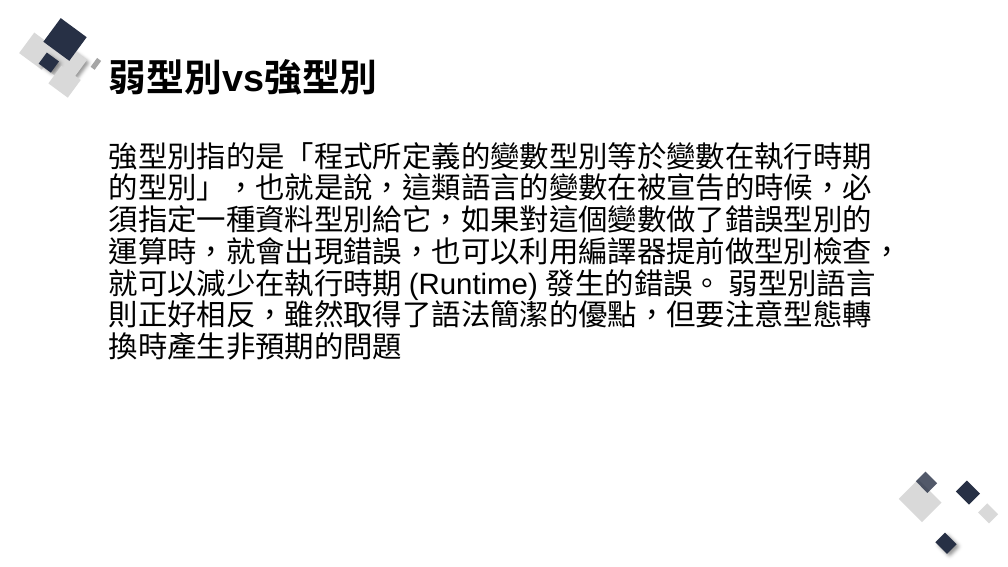
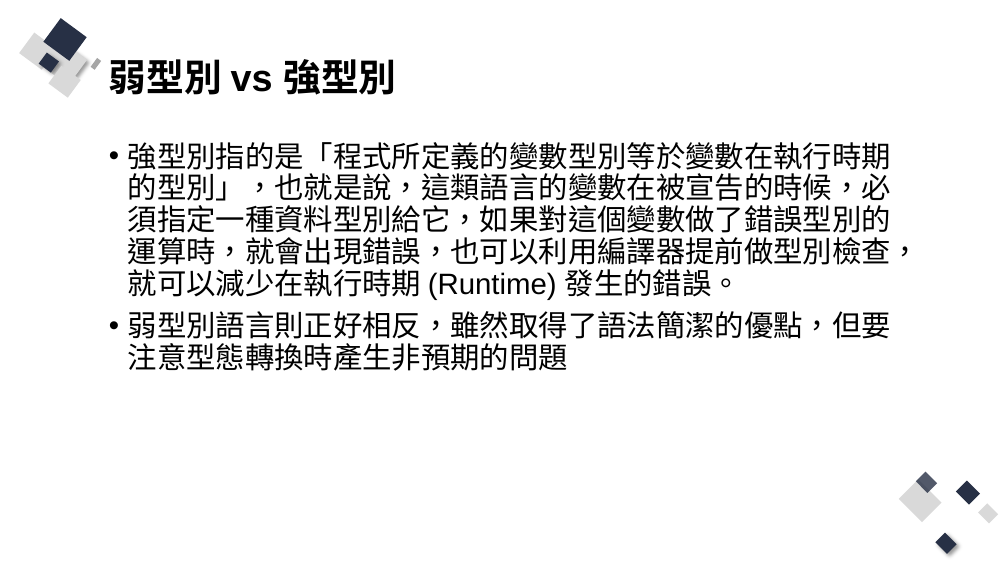
Before and after one commit to Q81JIAXIONG/-, a slide deck: slide 8 of 投影片/6.實作-帳號註冊、登入網頁前端防呆與提示.pptx. Drawn at 1008x567 pixels with LibreOffice and Linux fonts; fonts in the diff are those of the drawing. Boxes give left, top, right and bottom in pixels: in the first picture for what was removed or moved away, otherwise in the second. Text is boxed around its words. In the diff, an @@ line names an element or a change of style, - is before the commit and + after.

```diff
--- a/投影片/6.實作-帳號註冊、登入網頁前端防呆與提示.pptx
+++ b/投影片/6.實作-帳號註冊、登入網頁前端防呆與提示.pptx
@@ title at (109, 59, 396, 95): spaces changed @@
-弱型別vs強型別
+弱型別 vs 強型別
@@ text at (128, 142, 921, 371): text changed @@
-強型別指的是「程式所定義的變數型別等於變數在執行時期的型別」，也就是說，這類語言的變數在被宣告的時候，必須指定一種資料型別給它，如果對這個變數做了錯誤型別的運算時，就會出現錯誤，也可以利用編譯器提前做型別檢查，就可以減少在執行時期 (Runtime) 發生的錯誤。 弱型別語言則正好相反，雖然取得了語法簡潔的優點，但要注意型態轉換時產生非預期的問題
+• 強型別指的是「程式所定義的變數型別等於變數在執行時期的型別」，也就是說，這類語言的變數在被宣告的時候，必須指定一種資料型別給它，如果對這個變數做了錯誤型別的運算時，就會出現錯誤，也可以利用編譯器提前做型別檢查，就可以減少在執行時期 (Runtime) 發生的錯誤。
+• 弱型別語言則正好相反，雖然取得了語法簡潔的優點，但要注意型態轉換時產生非預期的問題
```
Also in this commit, not shown: 6 other slides changed, 7 slides added, 2 slides removed, 15 other files.
